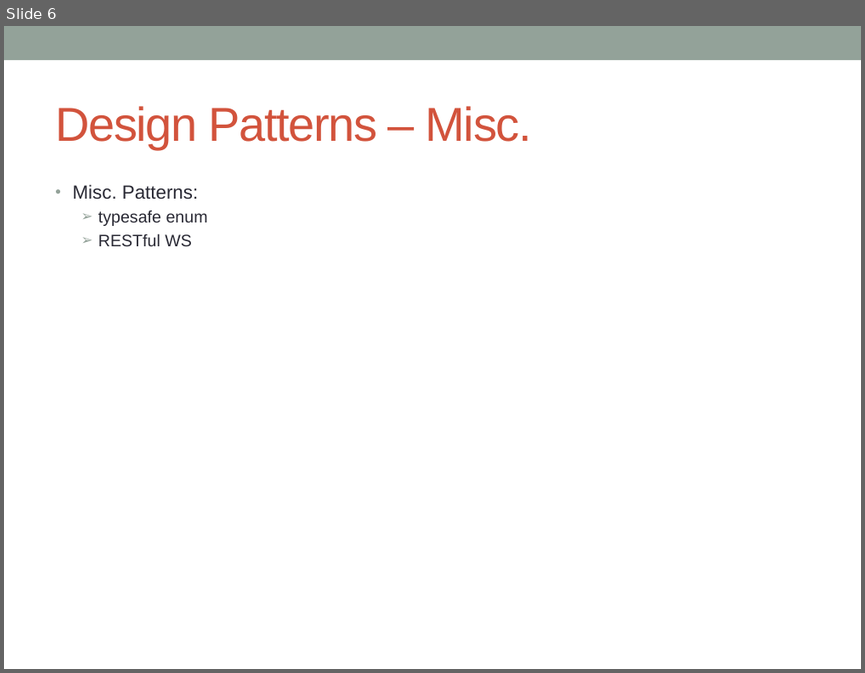
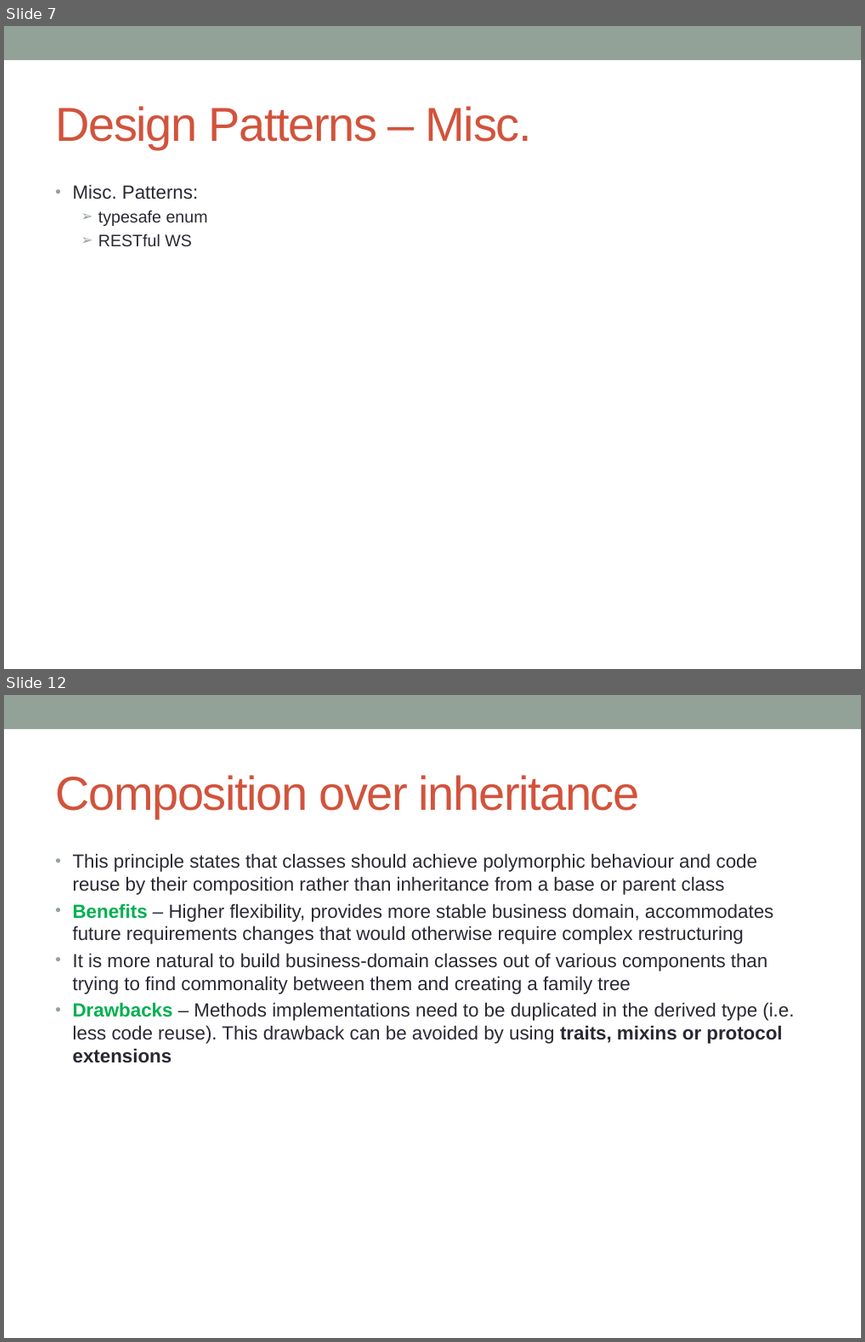
Before and after one commit to notionquest/ProjectDocumentation, a slide deck: DesignPatterns.pptx. Shown one above the other, each under a label of ours: slide 6 before the commit, slides 7 and 12 after it; the slides between them are not shown. The pictures are 865x673 and 865x1342 pixels, drawn with LibreOffice and Linux fonts; fonts in the diff are those of the drawing. Boxes give left, top, right and bottom in pixels: in the first picture for what was removed or moved away, otherwise in the second. Text is boxed around its words. In the diff, an @@ line names an element or a change of style, - is before the commit and + after.

Commit message:
composition over inheritence, adpater pattern

```diff
--- a/DesignPatterns.pptx
+++ b/DesignPatterns.pptx
@@ slide 12 added at box(4, 695, 861, 1338), background #FFFFFF; not listed: 1 template element that a slide beside it also shows @@
@@ title added at box(55, 775, 640, 818), 40 pt, text #D2533C @@
+Composition over inheritance
@@ text added at box(73, 853, 794, 1063), 16 pt, text #292934 @@
+• This principle states that classes should achieve polymorphic behaviour and code reuse by their composition rather than inheritance from a base or parent class
+• Benefits – Higher flexibility, provides more stable business domain, accommodates future requirements changes that would otherwise require complex restructuring
+• It is more natural to build business-domain classes out of various components than trying to find commonality between them and creating a family tree
+• Drawbacks – Methods implementations need to be duplicated in the derived type (i.e. less code reuse). This drawback can be avoided by using traits, mixins or protocol extensions
@@ what was slide 6 is now slide 7 @@
```
Also in this commit, not shown: 1 slide changed, 5 other slides added.
